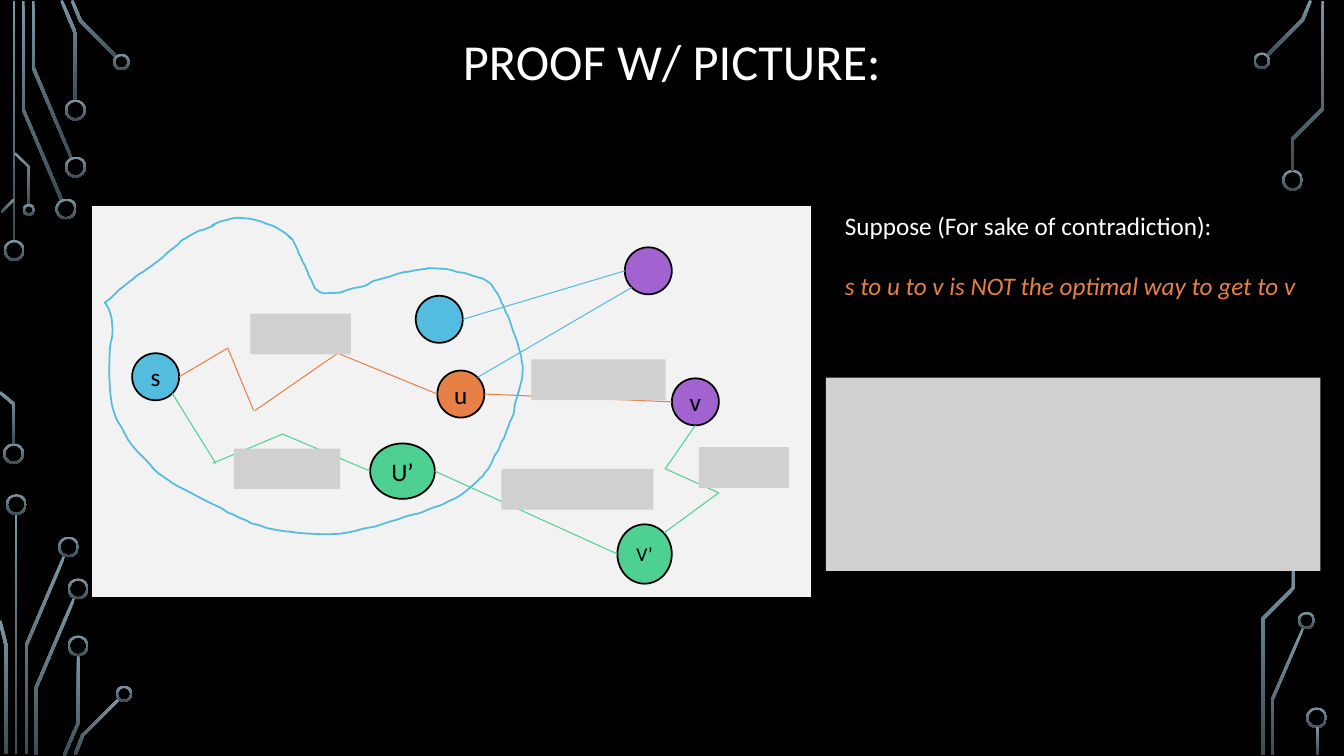
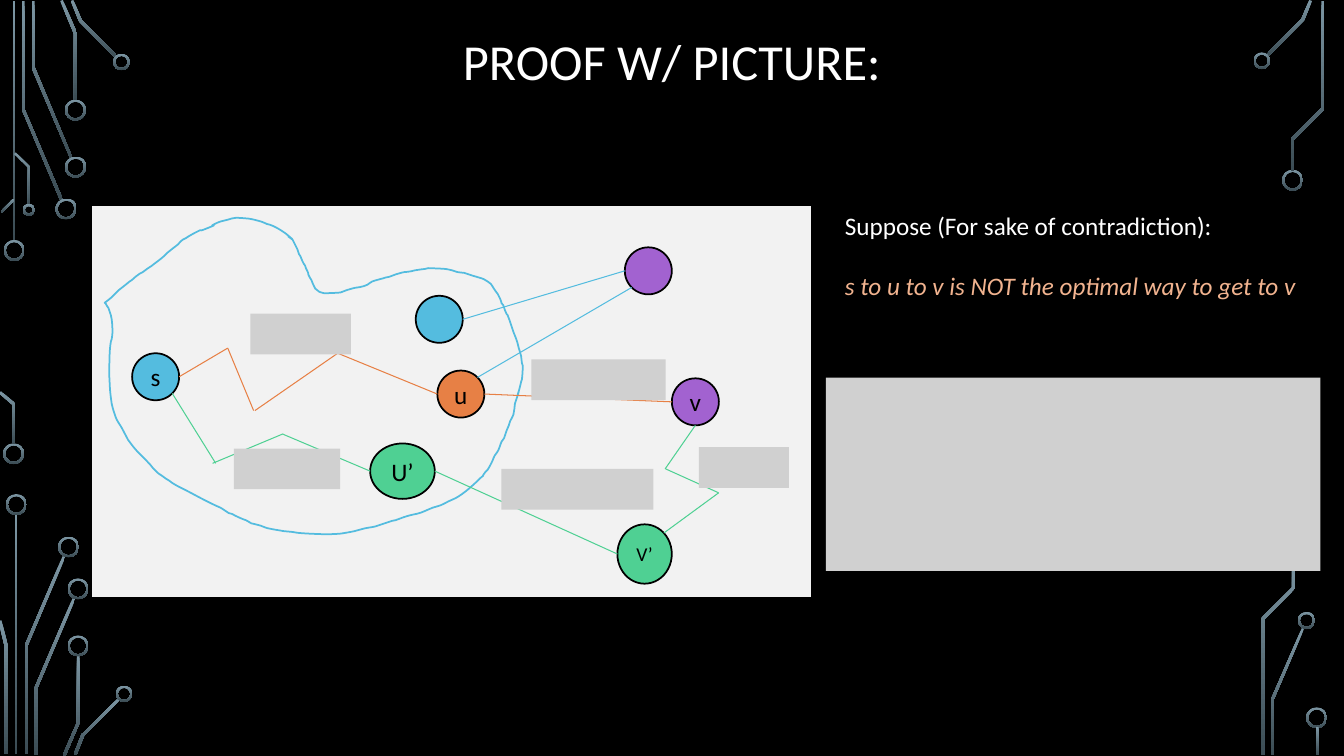
Before and after one commit to markfloryan/dsa2, a slide deck: slide 21 of slides/03-2-DijkstraAndPrim.pptx (slide 15 before the commit). Drawn at 1344x756 pixels with LibreOffice and Linux fonts; fonts in the diff are those of the drawing; grey boxes stand for pictures; background and template pictures are left out. Boxes give left, top, right and bottom in pixels: in the first picture for what was removed or moved away, otherwise in the second. Text is boxed around its words. In the diff, an @@ line names an element or a change of style, - is before the commit and + after.

```diff
--- a/slides/03-2-DijkstraAndPrim.pptx
+++ b/slides/03-2-DijkstraAndPrim.pptx
@@ text at box(845, 277, 1295, 300): text colour #E78045 to #F1B38F in "s to u to v is NOT ..." @@
```
Also in this commit, not shown: 7 other slides changed, 12 slides added, 1 other file.
